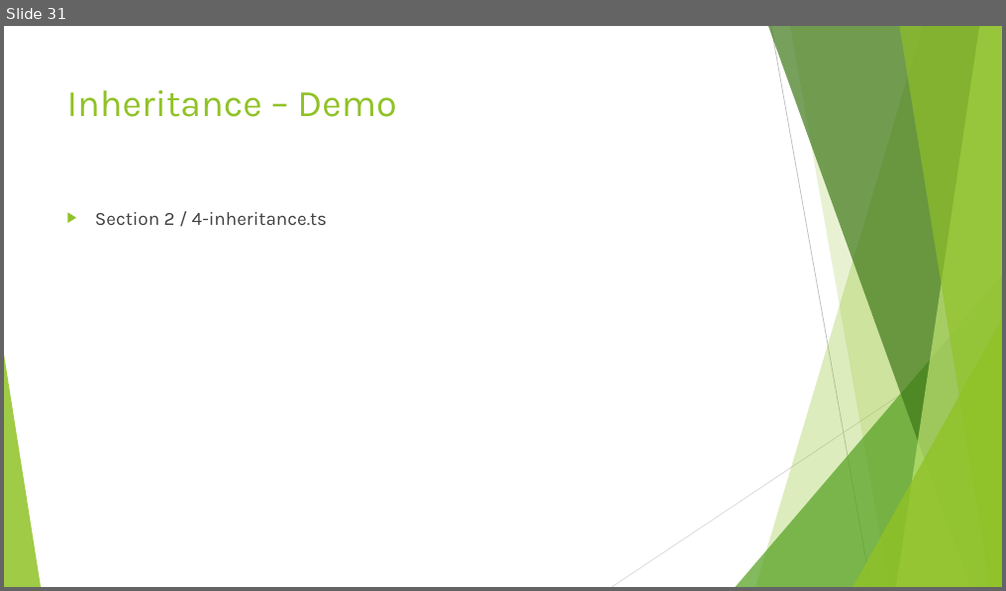
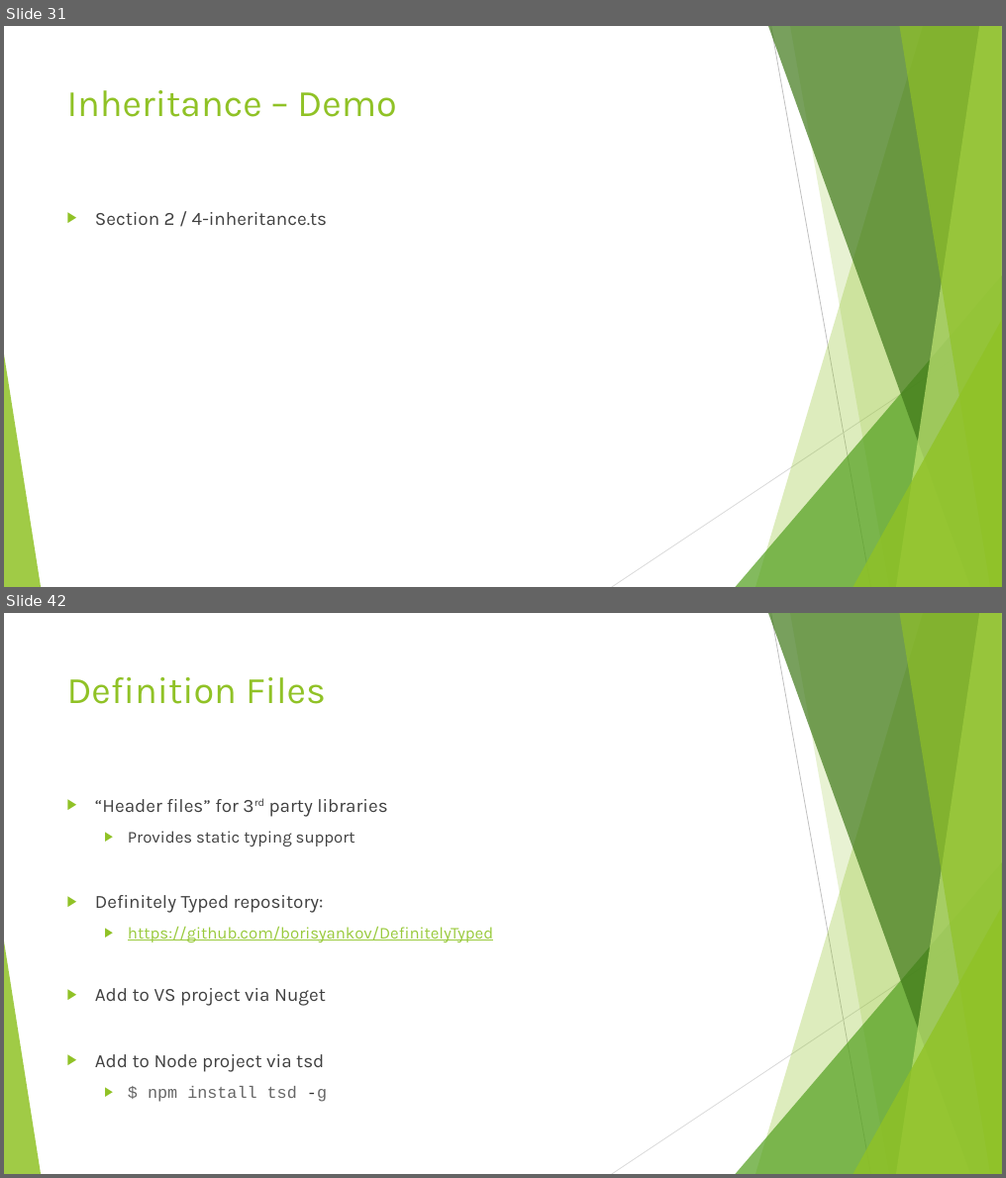
Before and after one commit to dflor003/typescript-fundamentals, a slide deck: Presentation/TypeScriptFundamentals.pptx. Shown one above the other, each under a label of ours: slide 31 before the commit, slides 31 and 42 after it; the slides between them are not shown. The pictures are 1006x591 and 1006x1178 pixels, drawn with LibreOffice and Linux fonts; fonts in the diff are those of the drawing. Boxes give left, top, right and bottom in pixels: in the first picture for what was removed or moved away, otherwise in the second. Text is boxed around its words. In the diff, an @@ line names an element or a change of style, - is before the commit and + after.

Commit message:
DanilF: Added to interfaces section. Added slides and examples for lambdas, generics, and definition files.

```diff
--- a/Presentation/TypeScriptFundamentals.pptx
+++ b/Presentation/TypeScriptFundamentals.pptx
@@ slide 42 added at <box>4,613,1002,1174</box>, background #FFFFFF; not listed: 10 template elements that a slide beside it also shows @@
@@ title added at <box>67,677,326,704</box>, 36 pt, text #90C226 @@
+Definition Files
@@ text added at <box>95,799,493,1102</box>, 18 pt, text #404040 @@
+▶ “Header files” for 3rd party libraries
+  ▶ Provides static typing support
+▶ Definitely Typed repository:
+  ▶ https://github.com/borisyankov/DefinitelyTyped
+▶ Add to VS project via Nuget
+▶ Add to Node project via tsd
+  ▶ $ npm install tsd -g
```
Also in this commit, not shown: 13 other slides added, 16 other files.
